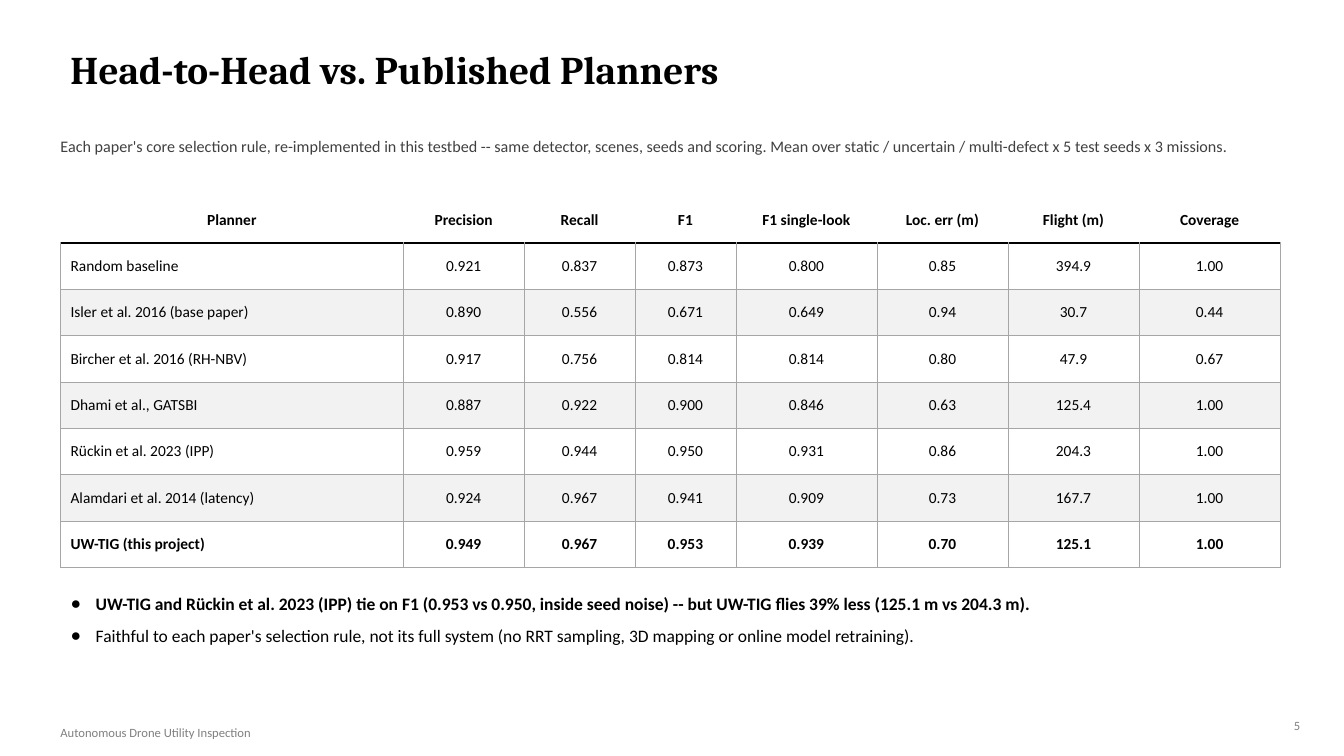
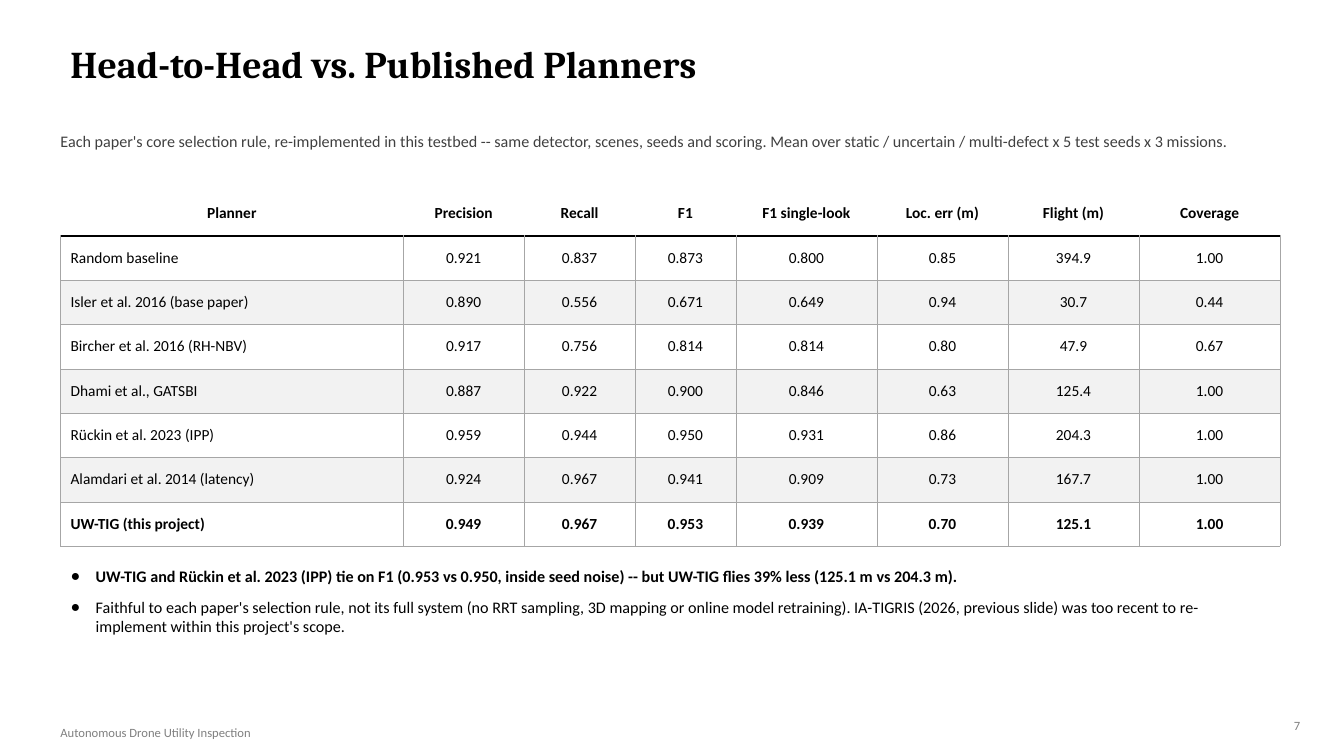
Before and after one commit to DrNeel11/project_work_1, a slide deck: slide 7 of drone-sim-today/Autonomous_Drone_Inspection_Progress.pptx (slide 5 before the commit). Drawn at 1344x756 pixels with LibreOffice and Linux fonts; fonts in the diff are those of the drawing. Boxes give left, top, right and bottom in pixels: in the first picture for what was removed or moved away, otherwise in the second. Text is boxed around its words. In the diff, an @@ line names an element or a change of style, - is before the commit and + after.

```diff
--- a/drone-sim-today/Autonomous_Drone_Inspection_Progress.pptx
+++ b/drone-sim-today/Autonomous_Drone_Inspection_Progress.pptx
@@ title "Head-to-Head vs. Published Planners" at bbox=[70, 51, 696, 79]: size 28 to 27 pt @@
@@ text "Each paper's core selection rule, ...": place and size @@
-text "Each paper's core selection rule, ..." at bbox=[60, 141, 1227, 155]
+text "Each paper's core selection rule, ..." at bbox=[60, 136, 1227, 150]
@@ table: place and size @@
-table at bbox=[60, 197, 1280, 556]
+table at bbox=[60, 192, 1280, 536]
@@ text "UW-TIG and Rückin et al. ...": place and size @@
-text "UW-TIG and Rückin et al. ..." at bbox=[96, 597, 1029, 645]
+text "UW-TIG and Rückin et al. ..." at bbox=[96, 570, 1198, 635]
@@ text at bbox=[96, 570, 957, 585]: size 12.5 to 11.5 pt in "UW-TIG and Rückin et al. 2023 (IPP) ..." @@
@@ text at bbox=[96, 601, 1198, 635]: text changed; size 12.5 to 11.5 pt @@
-● Faithful to each paper's selection rule, not its full system (no RRT sampling, 3D mapping or online model retraining).
+● Faithful to each paper's selection rule, not its full system (no RRT sampling, 3D mapping or online model retraining). IA-TIGRIS (2026, previous slide) was too recent to re-implement within this project's scope.
@@ text at bbox=[1294, 722, 1300, 730]: text changed @@
-5
+7
```
Also in this commit, not shown: 7 other slides changed, 2 slides added, 1 other file.
